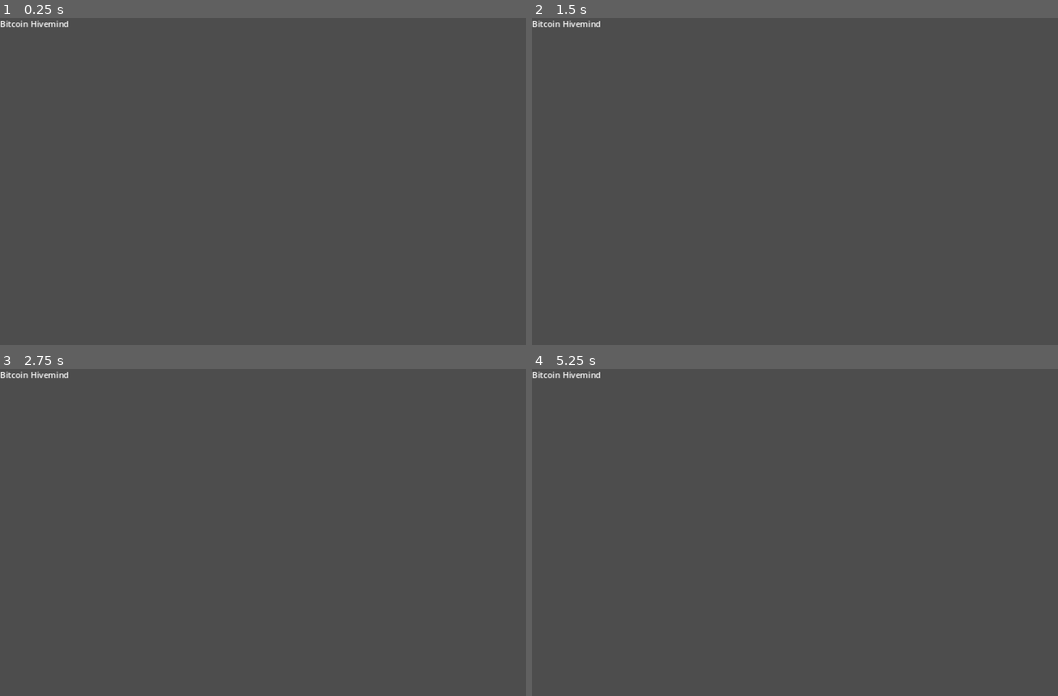
Above: before the commit, frames 1-4 (two rows, left to right).
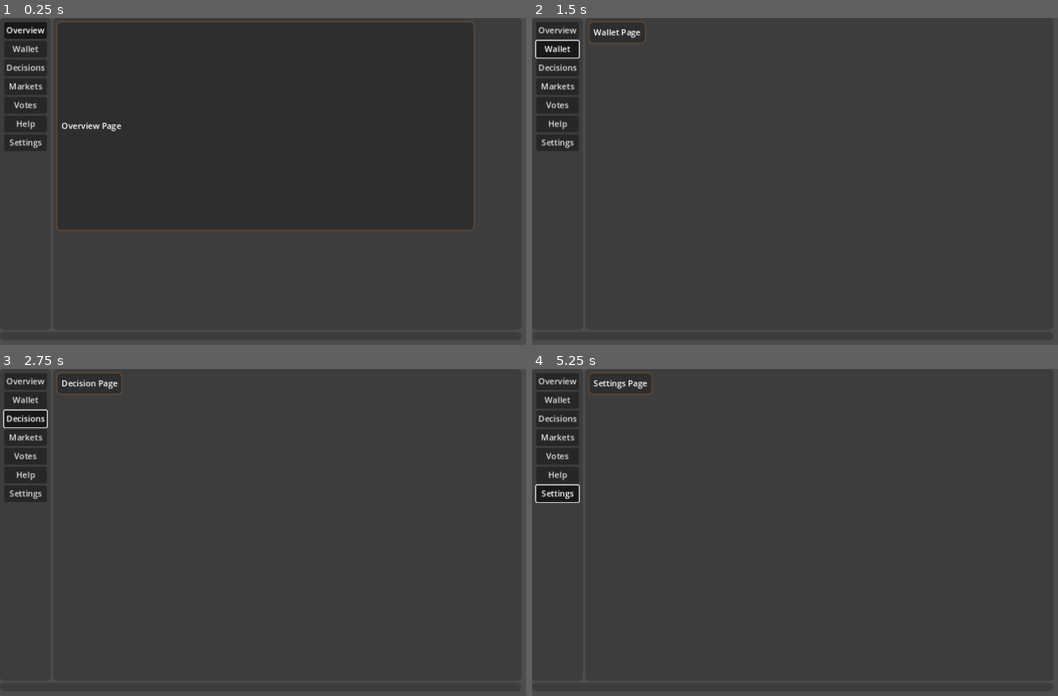
Above: after the commit, the same moments.

Repository: LayerTwo-Labs/hivemind_gui
Game: Godot game, scene res://scene/main_window.tscn
Same seed, same stepped clock (60 frames per second), same inputs: the game is played once before the commit and once after it.
Inputs (mouse positions are in pixels of both pictures, inside the frame that each line leads up to):
- Up to frame 1 (0.25 s): no input
- Up to frame 2 (1.5 s): click (558, 31) at 0.5 s, where only the run after the commit has a clickable "Overview"; click (558, 50) at 1.25 s, where only the run after the commit has a clickable "Wallet"
- Up to frame 3 (2.75 s): click (26, 418) at 2 s, where only the run after the commit has a clickable "Decisions"
- Up to frame 4 (5.25 s): click (558, 437) at 2.75 s, where only the run after the commit has a clickable "Markets"; click (558, 457) at 3.5 s, where only the run after the commit has a clickable "Votes"; click (558, 473) at 4.25 s, where only the run after the commit has a clickable "Help"; click (558, 493) at 5 s, where only the run after the commit has a clickable "Settings"

The runs differ from the first frame. In frame 1, 54% of the frame differs, in the area x 0-91%, y 0-66%; in frame 2, 3.6%; in frame 3, 3.7%; in frame 4, 3.7%.

Commit message:
Add required pages and page buttons
Add empty pages for:
    * Overview
    * Wallet
    * Decisions
    * Markets
    * Votes
    * Help info
    * Settings

Diff:
--- a/hivemind_gui/scene/main_window.tscn
+++ b/hivemind_gui/scene/main_window.tscn
@@ -1,6 +1,10 @@
-[gd_scene load_steps=2 format=3 uid="uid://b080c8mqekegp"]
+[gd_scene load_steps=5 format=3 uid="uid://b080c8mqekegp"]
 
 [ext_resource type="Script" path="res://script/main_window.gd" id="1_of6v6"]
+[ext_resource type="StyleBox" uid="uid://do3pgd68vga3c" path="res://theme/background_flat_style_box.tres" id="2_7dyej"]
+[ext_resource type="StyleBox" uid="uid://dn13nduuqssou" path="res://theme/overview_flat_style_box.tres" id="3_e6xpv"]
+
+[sub_resource type="ButtonGroup" id="ButtonGroup_8ikp3"]
 
 [node name="MainWindow" type="Control"]
 layout_mode = 3
@@ -11,9 +15,178 @@
 grow_vertical = 2
 script = ExtResource("1_of6v6")
 
-[node name="Label" type="Label" parent="."]
+[node name="Margin" type="MarginContainer" parent="."]
 layout_mode = 0
 offset_right = 40.0
-offset_bottom = 23.0
-text = "Bitcoin Hivemind
-"
+offset_bottom = 40.0
+
+[node name="VBoxMain" type="VBoxContainer" parent="Margin"]
+layout_mode = 2
+
+[node name="HBoxMain" type="HBoxContainer" parent="Margin/VBoxMain"]
+layout_mode = 2
+
+[node name="PanelPageButtons" type="PanelContainer" parent="Margin/VBoxMain/HBoxMain"]
+layout_mode = 2
+theme_override_styles/panel = ExtResource("2_7dyej")
+
+[node name="VBoxContainer" type="VBoxContainer" parent="Margin/VBoxMain/HBoxMain/PanelPageButtons"]
+layout_mode = 2
+
+[node name="ButtonOverview" type="Button" parent="Margin/VBoxMain/HBoxMain/PanelPageButtons/VBoxContainer"]
+layout_mode = 2
+toggle_mode = true
+button_pressed = true
+button_group = SubResource("ButtonGroup_8ikp3")
+text = "Overview"
+
+[node name="ButtonWallet" type="Button" parent="Margin/VBoxMain/HBoxMain/PanelPageButtons/VBoxContainer"]
+layout_mode = 2
+toggle_mode = true
+button_group = SubResource("ButtonGroup_8ikp3")
+text = "Wallet"
+
+[node name="ButtonDecisions" type="Button" parent="Margin/VBoxMain/HBoxMain/PanelPageButtons/VBoxContainer"]
+layout_mode = 2
+toggle_mode = true
+button_group = SubResource("ButtonGroup_8ikp3")
+text = "Decisions"
+
+[node name="ButtonMarkets" type="Button" parent="Margin/VBoxMain/HBoxMain/PanelPageButtons/VBoxContainer"]
+layout_mode = 2
+toggle_mode = true
+button_group = SubResource("ButtonGroup_8ikp3")
+text = "Markets"
+
+[node name="ButtonVote" type="Button" parent="Margin/VBoxMain/HBoxMain/PanelPageButtons/VBoxContainer"]
+layout_mode = 2
+toggle_mode = true
+button_group = SubResource("ButtonGroup_8ikp3")
+text = "Votes"
+
+[node name="ButtonHelp" type="Button" parent="Margin/VBoxMain/HBoxMain/PanelPageButtons/VBoxContainer"]
+layout_mode = 2
+toggle_mode = true
+button_group = SubResource("ButtonGroup_8ikp3")
+text = "Help"
+
+[node name="ButtonSettings" type="Button" parent="Margin/VBoxMain/HBoxMain/PanelPageButtons/VBoxContainer"]
+layout_mode = 2
+toggle_mode = true
+button_group = SubResource("ButtonGroup_8ikp3")
+text = "Settings"
+
+[node name="PanelPages" type="PanelContainer" parent="Margin/VBoxMain/HBoxMain"]
+custom_minimum_size = Vector2(900, 600)
+layout_mode = 2
+theme_override_styles/panel = ExtResource("2_7dyej")
+
+[node name="OverviewPage" type="Control" parent="Margin/VBoxMain/HBoxMain/PanelPages"]
+layout_mode = 2
+
+[node name="PanelContainer" type="PanelContainer" parent="Margin/VBoxMain/HBoxMain/PanelPages/OverviewPage"]
+custom_minimum_size = Vector2(800, 400)
+layout_mode = 0
+offset_right = 40.0
+offset_bottom = 40.0
+theme_override_styles/panel = ExtResource("3_e6xpv")
+
+[node name="Label" type="Label" parent="Margin/VBoxMain/HBoxMain/PanelPages/OverviewPage/PanelContainer"]
+layout_mode = 2
+text = "Overview Page"
+
+[node name="WalletPage" type="Control" parent="Margin/VBoxMain/HBoxMain/PanelPages"]
+visible = false
+layout_mode = 2
+
+[node name="PanelContainer" type="PanelContainer" parent="Margin/VBoxMain/HBoxMain/PanelPages/WalletPage"]
+layout_mode = 0
+offset_right = 40.0
+offset_bottom = 40.0
+theme_override_styles/panel = ExtResource("3_e6xpv")
+
+[node name="Label" type="Label" parent="Margin/VBoxMain/HBoxMain/PanelPages/WalletPage/PanelContainer"]
+layout_mode = 2
+text = "Wallet Page"
+
+[node name="DecisionPage" type="Control" parent="Margin/VBoxMain/HBoxMain/PanelPages"]
+visible = false
+layout_mode = 2
+
+[node name="PanelContainer" type="PanelContainer" parent="Margin/VBoxMain/HBoxMain/PanelPages/DecisionPage"]
+layout_mode = 0
+offset_right = 40.0
+offset_bottom = 40.0
+theme_override_styles/panel = ExtResource("3_e6xpv")
+
+[node name="Label" type="Label" parent="Margin/VBoxMain/HBoxMain/PanelPages/DecisionPage/PanelContainer"]
+layout_mode = 2
+text = "Decision Page"
+
+[node name="MarketPage" type="Control" parent="Margin/VBoxMain/HBoxMain/PanelPages"]
+visible = false
+layout_mode = 2
+
+[node name="PanelContainer" type="PanelContainer" parent="Margin/VBoxMain/HBoxMain/PanelPages/MarketPage"]
+layout_mode = 0
+offset_right = 40.0
+offset_bottom = 40.0
+theme_override_styles/panel = ExtResource("3_e6xpv")
+
+[node name="Label" type="Label" parent="Margin/VBoxMain/HBoxMain/PanelPages/MarketPage/PanelContainer"]
+layout_mode = 2
+text = "Market Page"
+
+[node name="VotePage" type="Control" parent="Margin/VBoxMain/HBoxMain/PanelPages"]
+visible = false
+layout_mode = 2
+
+[node name="PanelContainer" type="PanelContainer" parent="Margin/VBoxMain/HBoxMain/PanelPages/VotePage"]
+layout_mode = 0
+offset_right = 40.0
+offset_bottom = 40.0
+theme_override_styles/panel = ExtResource("3_e6xpv")
+
+[node name="Label" type="Label" parent="Margin/VBoxMain/HBoxMain/PanelPages/VotePage/PanelContainer"]
+layout_mode = 2
+text = "Vote Page"
+
+[node name="HelpPage" type="Control" parent="Margin/VBoxMain/HBoxMain/PanelPages"]
+visible = false
+layout_mode = 2
+
+[node name="PanelContainer" type="PanelContainer" parent="Margin/VBoxMain/HBoxMain/PanelPages/HelpPage"]
+layout_mode = 0
+offset_right = 40.0
+offset_bottom = 40.0
+theme_override_styles/panel = ExtResource("3_e6xpv")
+
+[node name="Label" type="Label" parent="Margin/VBoxMain/HBoxMain/PanelPages/HelpPage/PanelContainer"]
+layout_mode = 2
+text = "Help Page"
+
+[node name="SettingsPage" type="Control" parent="Margin/VBoxMain/HBoxMain/PanelPages"]
+visible = false
+layout_mode = 2
+
+[node name="PanelContainer" type="PanelContainer" parent="Margin/VBoxMain/HBoxMain/PanelPages/SettingsPage"]
+layout_mode = 0
+offset_right = 40.0
+offset_bottom = 40.0
+theme_override_styles/panel = ExtResource("3_e6xpv")
+
+[node name="Label" type="Label" parent="Margin/VBoxMain/HBoxMain/PanelPages/SettingsPage/PanelContainer"]
+layout_mode = 2
+text = "Settings Page"
+
+[node name="PanelBottom" type="PanelContainer" parent="Margin/VBoxMain"]
+layout_mode = 2
+theme_override_styles/panel = ExtResource("2_7dyej")
+
+[connection signal="toggled" from="Margin/VBoxMain/HBoxMain/PanelPageButtons/VBoxContainer/ButtonOverview" to="." method="_on_button_overview_toggled"]
+[connection signal="toggled" from="Margin/VBoxMain/HBoxMain/PanelPageButtons/VBoxContainer/ButtonWallet" to="." method="_on_button_wallet_toggled"]
+[connection signal="toggled" from="Margin/VBoxMain/HBoxMain/PanelPageButtons/VBoxContainer/ButtonDecisions" to="." method="_on_button_decisions_toggled"]
+[connection signal="toggled" from="Margin/VBoxMain/HBoxMain/PanelPageButtons/VBoxContainer/ButtonMarkets" to="." method="_on_button_markets_toggled"]
+[connection signal="toggled" from="Margin/VBoxMain/HBoxMain/PanelPageButtons/VBoxContainer/ButtonVote" to="." method="_on_button_vote_toggled"]
+[connection signal="toggled" from="Margin/VBoxMain/HBoxMain/PanelPageButtons/VBoxContainer/ButtonHelp" to="." method="_on_button_help_toggled"]
+[connection signal="toggled" from="Margin/VBoxMain/HBoxMain/PanelPageButtons/VBoxContainer/ButtonSettings" to="." method="_on_button_settings_toggled"]
--- a/hivemind_gui/script/main_window.gd
+++ b/hivemind_gui/script/main_window.gd
@@ -1 +1,50 @@
 extends Control
+
+
+func _on_button_overview_toggled(toggled_on: bool) -> void:
+	if toggled_on:
+		$Margin/VBoxMain/HBoxMain/PanelPages/OverviewPage.visible = true
+	else:
+		$Margin/VBoxMain/HBoxMain/PanelPages/OverviewPage.visible = false
+
+
+func _on_button_wallet_toggled(toggled_on: bool) -> void:
+	if toggled_on:
+		$Margin/VBoxMain/HBoxMain/PanelPages/WalletPage.visible = true
+	else:
+		$Margin/VBoxMain/HBoxMain/PanelPages/WalletPage.visible = false
+
+
+func _on_button_decisions_toggled(toggled_on: bool) -> void:
+	if toggled_on:
+		$Margin/VBoxMain/HBoxMain/PanelPages/DecisionPage.visible = true
+	else:
+		$Margin/VBoxMain/HBoxMain/PanelPages/DecisionPage.visible = false
+
+
+func _on_button_markets_toggled(toggled_on: bool) -> void:
+	if toggled_on:
+		$Margin/VBoxMain/HBoxMain/PanelPages/MarketPage.visible = true
+	else:
+		$Margin/VBoxMain/HBoxMain/PanelPages/MarketPage.visible = false
+
+
+func _on_button_vote_toggled(toggled_on: bool) -> void:
+	if toggled_on:
+		$Margin/VBoxMain/HBoxMain/PanelPages/VotePage.visible = true
+	else:
+		$Margin/VBoxMain/HBoxMain/PanelPages/VotePage.visible = false
+
+
+func _on_button_help_toggled(toggled_on: bool) -> void:
+	if toggled_on:
+		$Margin/VBoxMain/HBoxMain/PanelPages/HelpPage.visible = true
+	else:
+		$Margin/VBoxMain/HBoxMain/PanelPages/HelpPage.visible = false
+
+
+func _on_button_settings_toggled(toggled_on: bool) -> void:
+	if toggled_on:
+		$Margin/VBoxMain/HBoxMain/PanelPages/SettingsPage.visible = true
+	else:
+		$Margin/VBoxMain/HBoxMain/PanelPages/SettingsPage.visible = false
